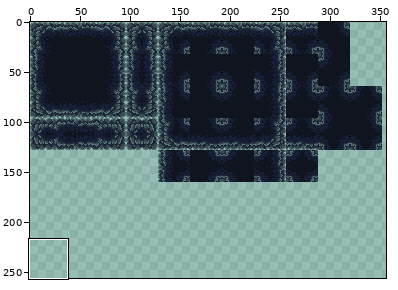
Pixel-art file -- Puzzle Tinker/Graphics/TileSet/Stone.aseprite. Above: a wide view before the commit, with the close-up outlined.
Close-up. Before:
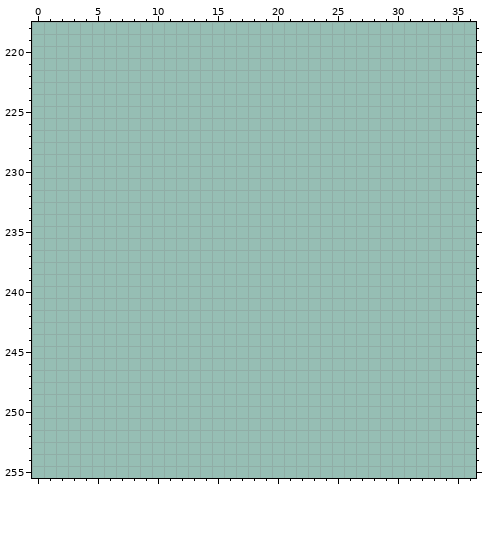
384x256 pixels, 1 frame. Shown: x 0..36, y 218..255. The wide view leaves out empty margins.
Once edited:
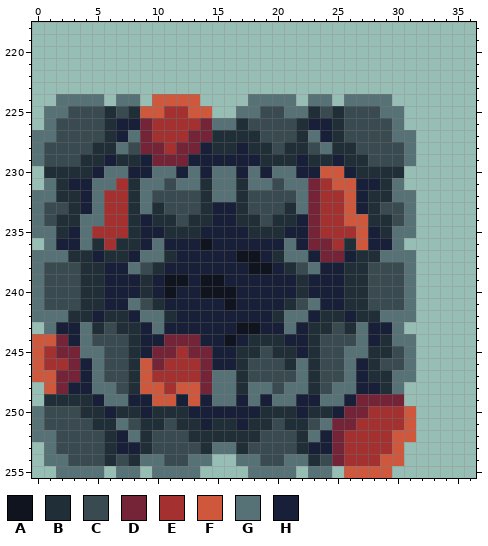
Palette (. is transparent): A #10141f  B #202e37  C #394a50  D #752438  E #a53030  F #cf573c  G #577277  H #172038
Diff:
{"y":224,"x":2,"old":"....","new":"GGGG"}
{"y":224,"x":7,"old":"..","new":"GG"}
{"y":224,"x":10,"old":"....","new":"FFFF"}
{"y":224,"x":18,"old":"....","new":"GGGG"}
{"y":224,"x":23,"old":"..","new":"GG"}
{"y":224,"x":26,"old":"....","new":"GGGG"}
{"y":225,"x":1,"old":"..............","new":"GGCCCBCBFFEEFF"}
{"y":225,"x":17,"old":"..............","new":"GGCCGGBCBCCCGG"}
{"y":226,"x":1,"old":"..............................","new":"GCCCCBHHDEEEEDGGBCCCCBHHBCCCCG"}
{"y":227,"x":0,"old":"................................","new":"GGCCCCBHGDEEEDDBBBBCCCBGHBCCCCGG"}
{"y":228,"x":0,"old":"................................","new":"GCCCCBBGCDDEDDHBBHBBCBBCGBBCCCCG"}
{"y":229,"x":0,"old":"................................","new":"GCCCBBHBBHDDDHHHHHHBBBHBBHBBCCCG"}
{"y":230,"x":1,"old":"..............................","new":"BBBBHGGHHGGHGHGGHGHGGHHFFHBBBB"}
{"y":231,"x":1,"old":"..............................","new":"GBHHGGEBGGCGGBGGBGGCGGDEFFHHBG"}
{"y":232,"x":0,"old":"................................","new":"GGBBHGEEBGCCCCBGGBCCCCGDEEFHBBGG"}
{"y":233,"x":0,"old":"................................","new":"GCCBHGEEBGBCCCBHHBCCCBGDEEFHBCCG"}
{"y":234,"x":0,"old":"................................","new":"GCBBGGEEBHBBCBBHHBBCBBHDEEFFBBCG"}
{"y":235,"x":0,"old":"................................","new":"GGBHGEEEBHHBBBHHHHBBBHHDEEEFHBGG"}
{"y":236,"x":1,"old":"..............................","new":"GHHGBEBBHGHHHAHHHHHHGHDDEBFHHG"}
{"y":237,"x":0,"old":"................................","new":"GGGBBHBBHGGBHHHHHAAHBGGHDDHBBGGG"}
{"y":238,"x":0,"old":"................................","new":"GCCCBBHHGCBHHHHHHHAAHBCGHHBBCCCG"}
{"y":239,"x":0,"old":"................................","new":"GCCCBBHHHBHAAHAAHHHHHHBHHHBBCCCG"}
{"y":240,"x":0,"old":"................................","new":"GCCCBBHHHBHAHHAAAHHHHHBHHHBBCCCG"}
{"y":241,"x":0,"old":"................................","new":"GCCCBBHHGCBHHHHHAHHHHBCGHHBBCCCG"}
{"y":242,"x":0,"old":"................................","new":"GGGBBHBBHGGBHHHHHHHHBGGHBBHBBGGG"}
{"y":243,"x":1,"old":"..............................","new":"GHHGBCBBHGHHHHHHAAHHGHBBCBGHHG"}
{"y":244,"x":0,"old":"................................","new":"FFDHGCCCBHHDDDHHAHBBBHHBCCCGHBGG"}
{"y":245,"x":0,"old":"................................","new":"FEDDGGCCBHDDEDDHHBBCBBHBCCGGBBCG"}
{"y":246,"x":0,"old":"................................","new":"FEEDHGCCBFDEEEDHHBCCCBGBCCGHBCCG"}
{"y":247,"x":0,"old":"................................","new":"FFDDHGCCBFEEEEDGGBCCCCGBCCGHBBGG"}
{"y":248,"x":1,"old":"..............................","new":"FDHHGGCBFFEFFDGGBGGCGGBCGGHHBG"}
{"y":249,"x":1,"old":"..............................","new":"BBBBHGGHHFFHFHGGHGHGGHHGGHDDDD"}
{"y":250,"x":0,"old":"................................","new":"GCCCBBHBBHBBBHHHHHHBBBHBBHDDEEEF"}
{"y":251,"x":0,"old":"................................","new":"GCCCCBBGCBBCBBHBBHBBCBBCGDDEEEEF"}
{"y":252,"x":0,"old":"................................","new":"GGCCCCBHGBCCCBBBBBBCCCBGHDEEEEFF"}
{"y":253,"x":1,"old":"..............................","new":"GCCCCBHHBCCCCBGGBCCCCBHHDEEEEF"}
{"y":254,"x":1,"old":"..............","new":"GGCCCBCBGGCCGG"}
{"y":254,"x":17,"old":"..............","new":"GGCCGGBCDEEEFF"}
{"y":255,"x":2,"old":"....","new":"GGGG"}
{"y":255,"x":7,"old":"..","new":"GG"}
{"y":255,"x":10,"old":"....","new":"GGGG"}
{"y":255,"x":18,"old":"....","new":"GGGG"}
{"y":255,"x":23,"old":"..","new":"GG"}
{"y":255,"x":26,"old":"....","new":"FFFF"}
{"label":"added","picture_box":[32,94,416,478]}
